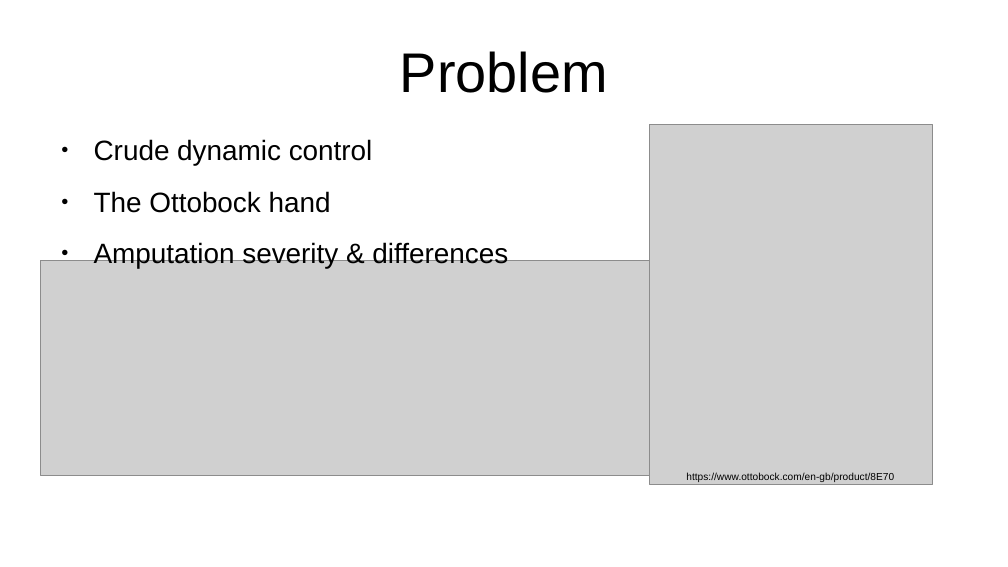
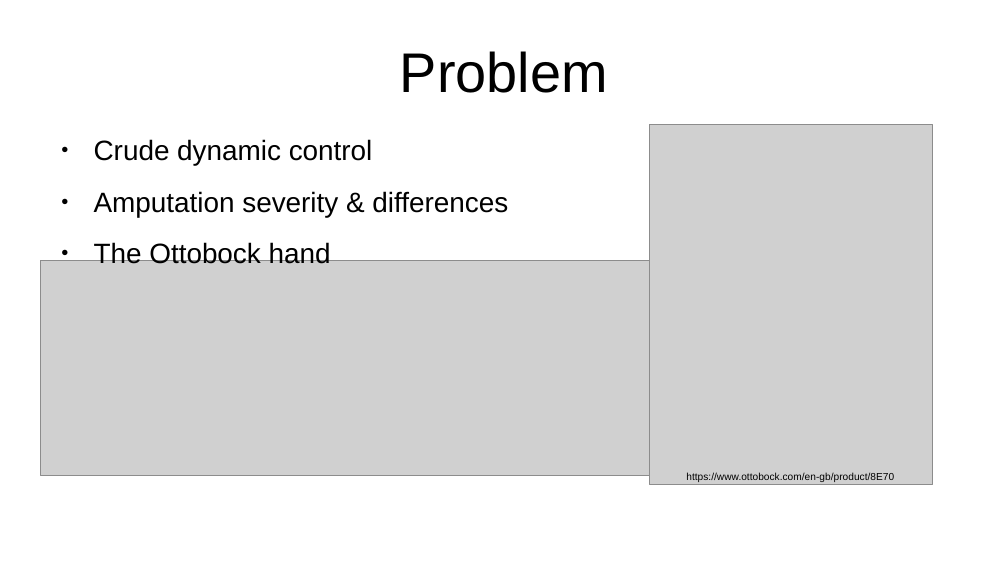
Before and after one commit to thom9258/masters-thesis, a slide deck: slide 4 of presentation/Presentation.odp. Drawn at 1008x567 pixels with LibreOffice and Linux fonts; fonts in the diff are those of the drawing; grey boxes stand for pictures. Boxes give left, top, right and bottom in pixels: in the first picture for what was removed or moved away, otherwise in the second. Text is boxed around its words. In the diff, an @@ line names an element or a change of style, - is before the commit and + after.

```diff
--- a/presentation/Presentation.odp
+++ b/presentation/Presentation.odp
@@ text at bbox=[94, 191, 508, 217]: paragraph added @@
+● Amputation severity & differences
@@ text at bbox=[94, 241, 508, 268]: paragraph removed @@
-● Amputation severity & differences
```
Also in this commit, not shown: 10 other slides changed, 4 slides added, 2 slides removed.
